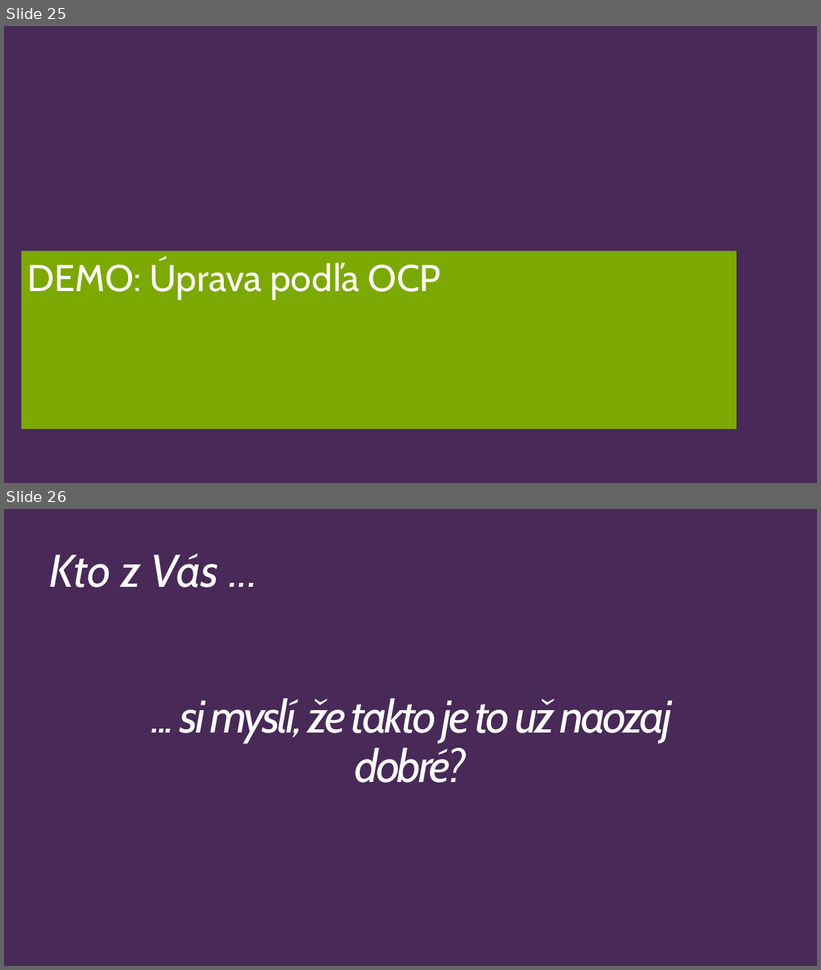
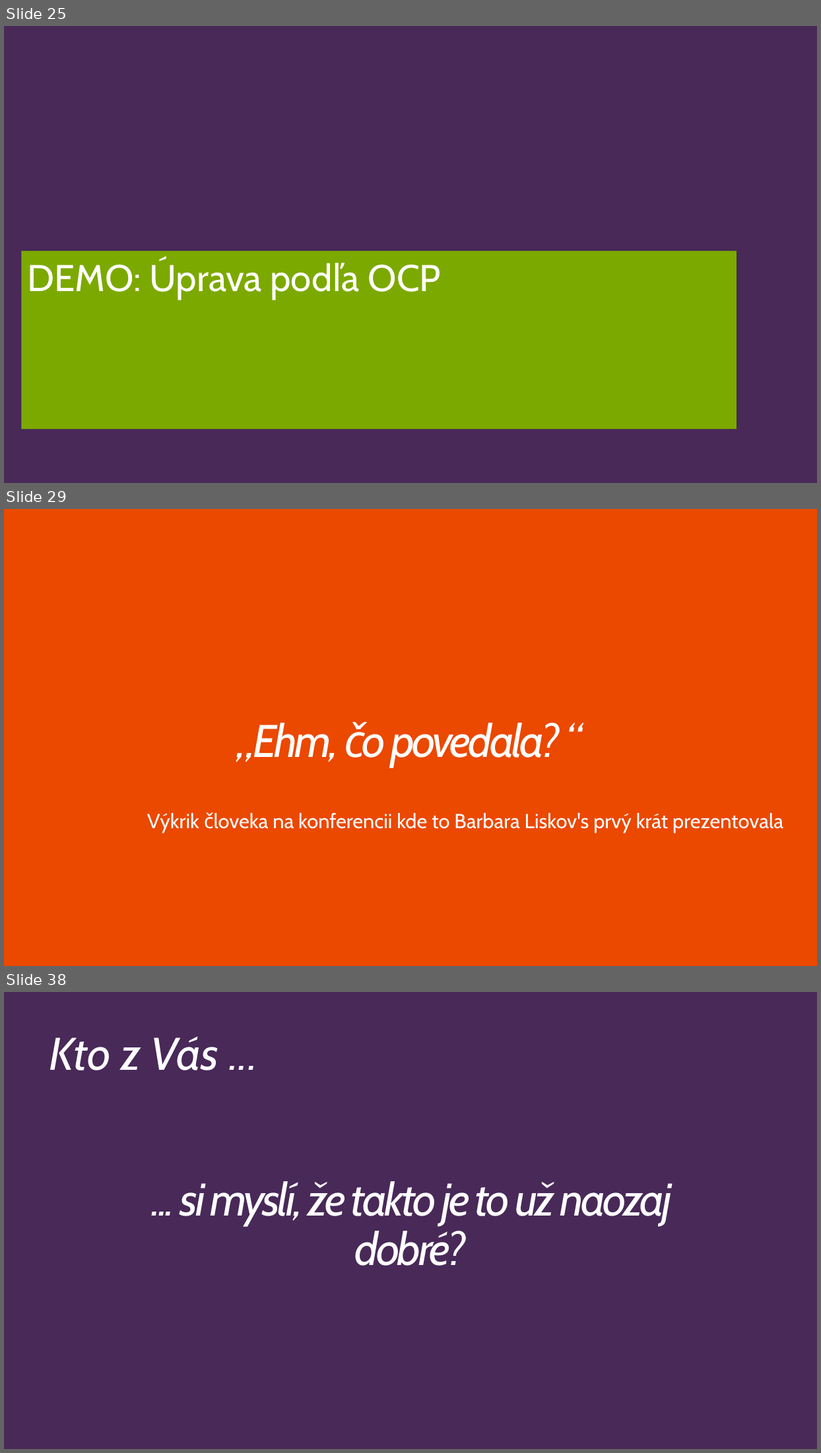
Before and after one commit to Burgyn/SOLID-Principles, a slide deck: SOLIDPrinciples.pptx. Shown one above the other, each under a label of ours: slides 25 and 26 before the commit, slides 25, 29 and 38 after it; the slides between them are not shown. The pictures are 821x970 and 821x1453 pixels, drawn with LibreOffice and Linux fonts; fonts in the diff are those of the drawing. Boxes give left, top, right and bottom in pixels: in the first picture for what was removed or moved away, otherwise in the second. Text is boxed around its words. In the diff, an @@ line names an element or a change of style, - is before the commit and + after.

```diff
--- a/SOLIDPrinciples.pptx
+++ b/SOLIDPrinciples.pptx
@@ slide 29 added at <box>4,509,817,966</box>, background #EB4800 @@
@@ title added at <box>236,723,560,768</box>, 54 pt, text #FFFFFF, italic @@
+„Ehm, čo povedala? “
@@ text added at <box>147,813,783,833</box>, 24 pt, text #FFFFFF @@
+Výkrik človeka na konferencii kde to Barbara Liskov's prvý krát prezentovala
@@ what was slide 26 is now slide 38 @@
```
Also in this commit, not shown: 4 slides changed, 13 other slides added, 2 slides removed, 1 other file.
